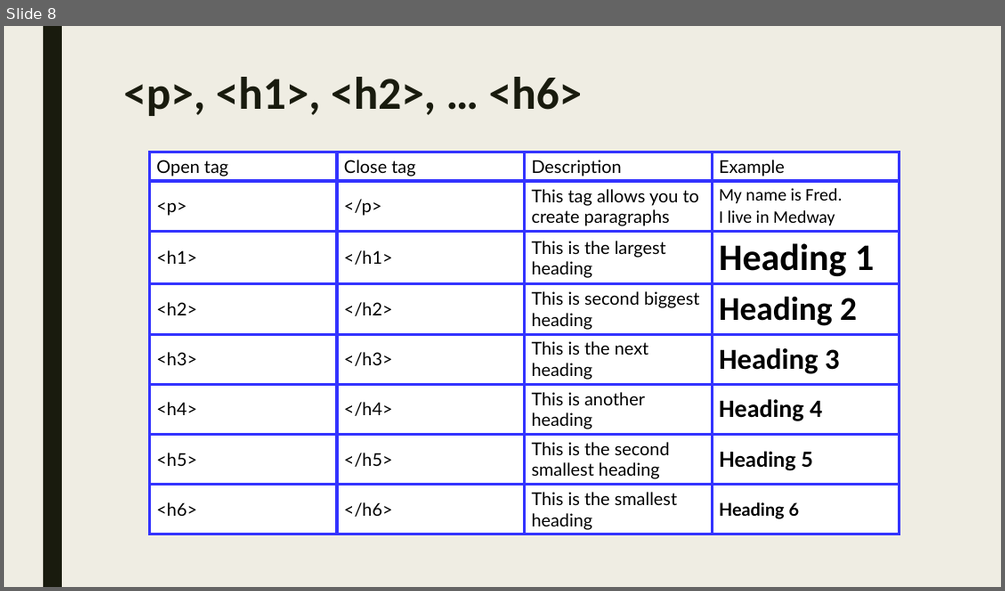
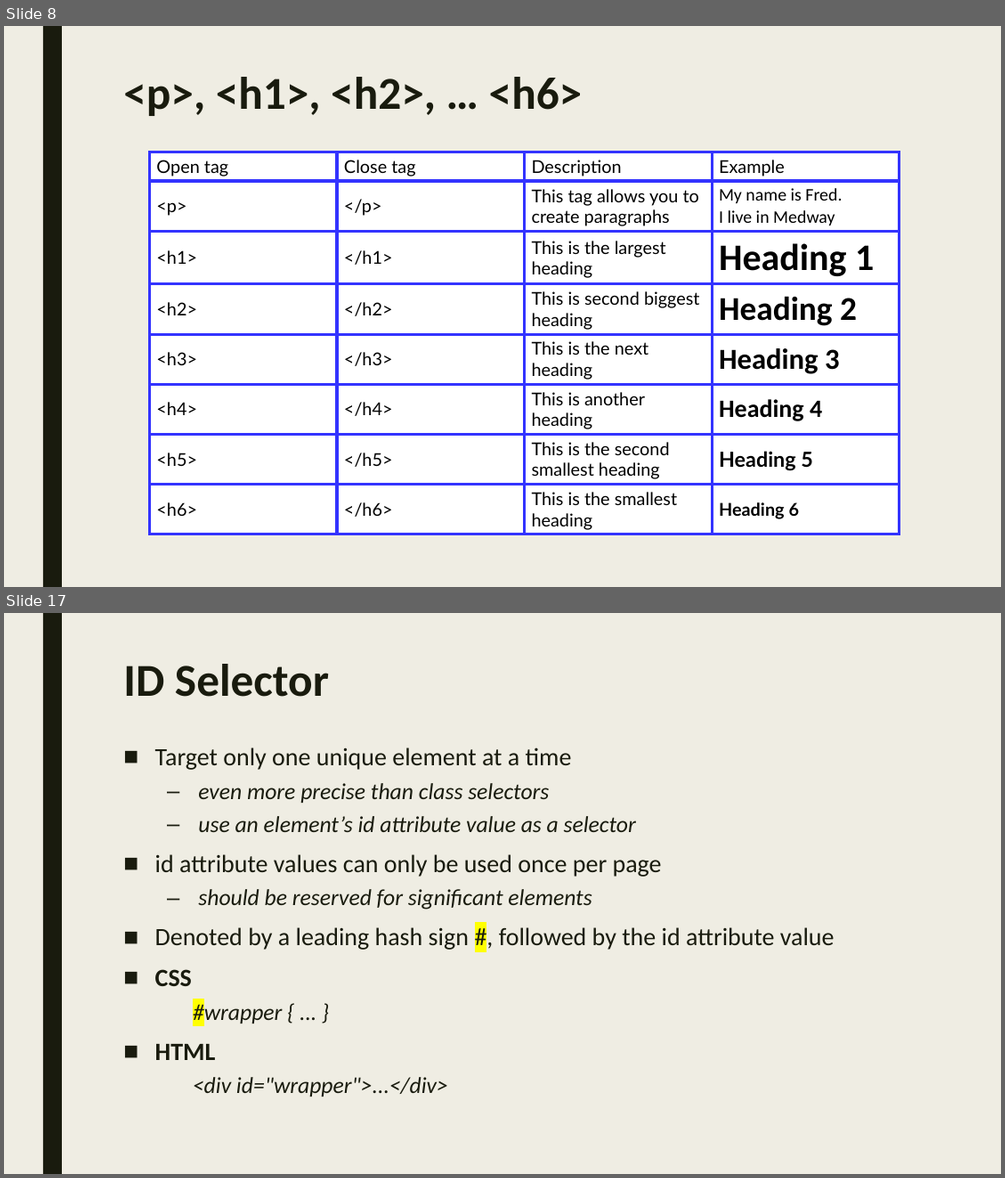
Before and after one commit to sayyidkhan/web_intro_2022, a slide deck: ppt/WY added.pptx. Shown one above the other, each under a label of ours: slide 8 before the commit, slides 8 and 17 after it; the slides between them are not shown. The pictures are 1005x591 and 1005x1178 pixels, drawn with LibreOffice and Linux fonts; fonts in the diff are those of the drawing. Boxes give left, top, right and bottom in pixels: in the first picture for what was removed or moved away, otherwise in the second. Text is boxed around its words. In the diff, an @@ line names an element or a change of style, - is before the commit and + after.

Commit message:
Completed missing content & exercise from previous 5 slides
The original 5 ppt didn't have all the HTML tags, CSS selector, JS interactions included.
I created a separate file to address the necessary content.

```diff
--- a/ppt/WY added.pptx
+++ b/ppt/WY added.pptx
@@ slide 17 added at (x1=4, y1=613, x2=1001, y2=1174), background #EFEDE3; not listed: 1 template element that a slide beside it also shows @@
@@ title added at (x1=123, y1=664, x2=329, y2=697), 44 pt, text #191B0E, bold @@
+ID Selector
@@ text added at (x1=155, y1=747, x2=834, y2=1096), 22 pt, text #191B0E, italic @@
+■ Target only one unique element at a time
+  – even more precise than class selectors
+  – use an element’s id attribute value as a selector
+■ id attribute values can only be used once per page
+  – should be reserved for significant elements
+■ Denoted by a leading hash sign #, followed by the id attribute value
+■ CSS
+  #wrapper { ... }
+■ HTML
+  <div id="wrapper">...</div>
```
Also in this commit, not shown: 4 slides changed, 22 other slides added, 1 other file.
